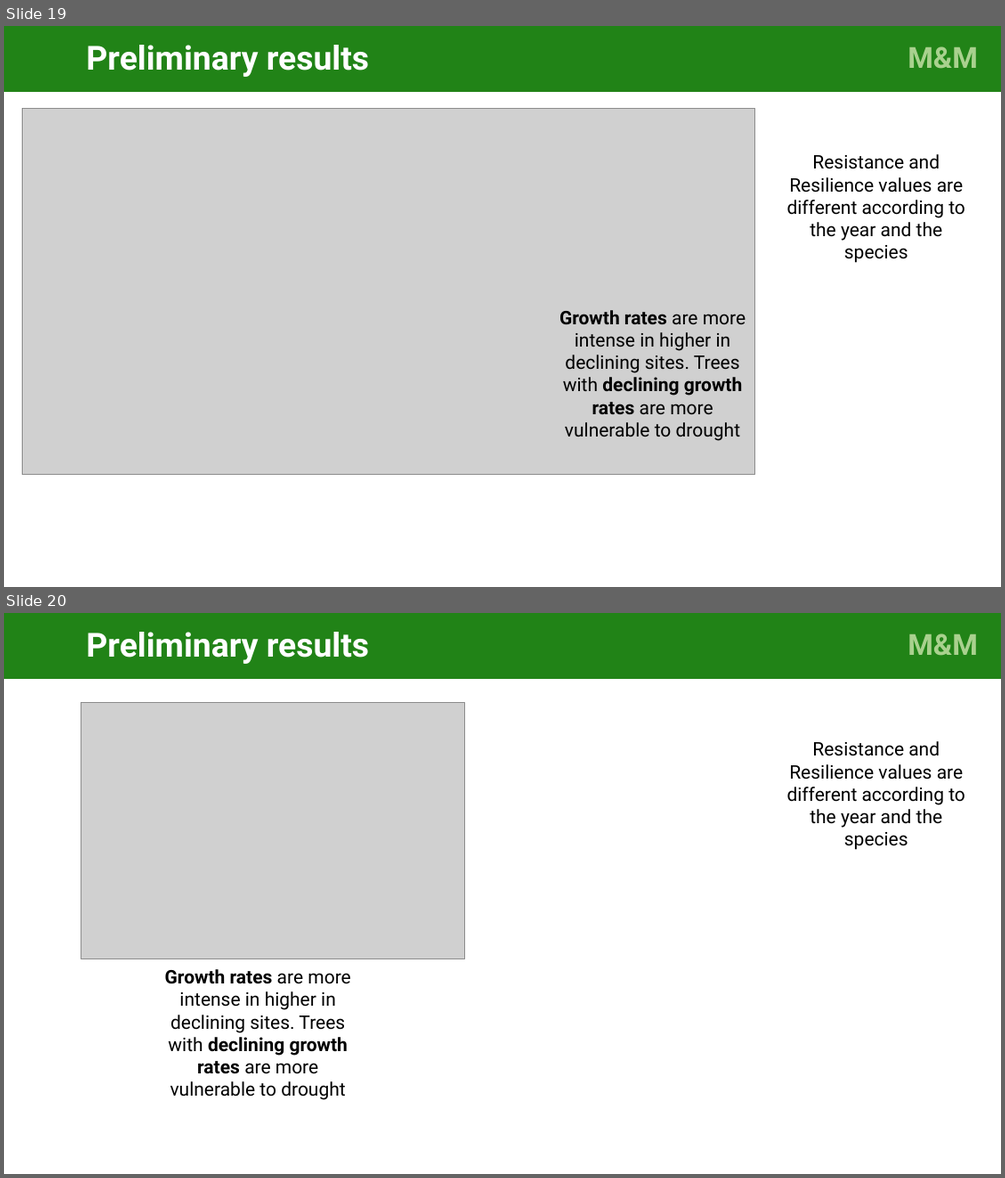
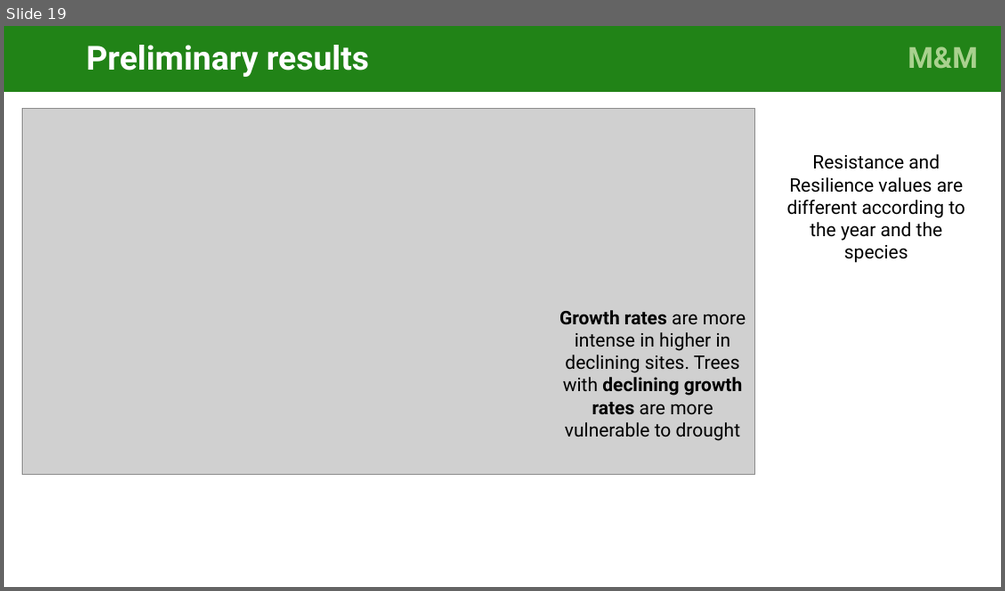
Before and after one commit to cris-fernandez/Tesis_Individuo, a slide deck: 06_ppts/exploratory_analysis_figures_v3-CFB-CG.pptx. Shown one above the other, each under a label of ours: slides 19 and 20 before the commit, slide 19 after it. The pictures are 1005x1178 and 1005x591 pixels, drawn with LibreOffice and Linux fonts; fonts in the diff are those of the drawing; grey boxes stand for pictures. Boxes give left, top, right and bottom in pixels: in the first picture for what was removed or moved away, otherwise in the second. Text is boxed around its words. In the diff, an @@ line names an element or a change of style, - is before the commit and + after.

Commit message:
Corrected a small error in RR scripts, also added a RR per species :)

```diff
--- a/06_ppts/exploratory_analysis_figures_v3-CFB-CG.pptx
+++ b/06_ppts/exploratory_analysis_figures_v3-CFB-CG.pptx
@@ slide 20 removed at <box>4,613,1001,1174</box>, background #FFFFFF @@
@@ title removed at <box>4,613,797,679</box> @@
-Preliminary results
@@ rectangle removed at <box>797,613,1001,679</box> @@
-M&M .
@@ picture removed at <box>81,703,465,958</box> @@
@@ text removed at <box>787,741,965,850</box> @@
-  Resistance and Resilience values are different according to the year and the species
@@ text removed at <box>165,969,350,1100</box> @@
-  Growth rates are more intense in higher in declining sites. Trees with declining growth rates are more vulnerable to drought
```
Also in this commit, not shown: 1 slide changed, 7 slides added, 5 other files.
